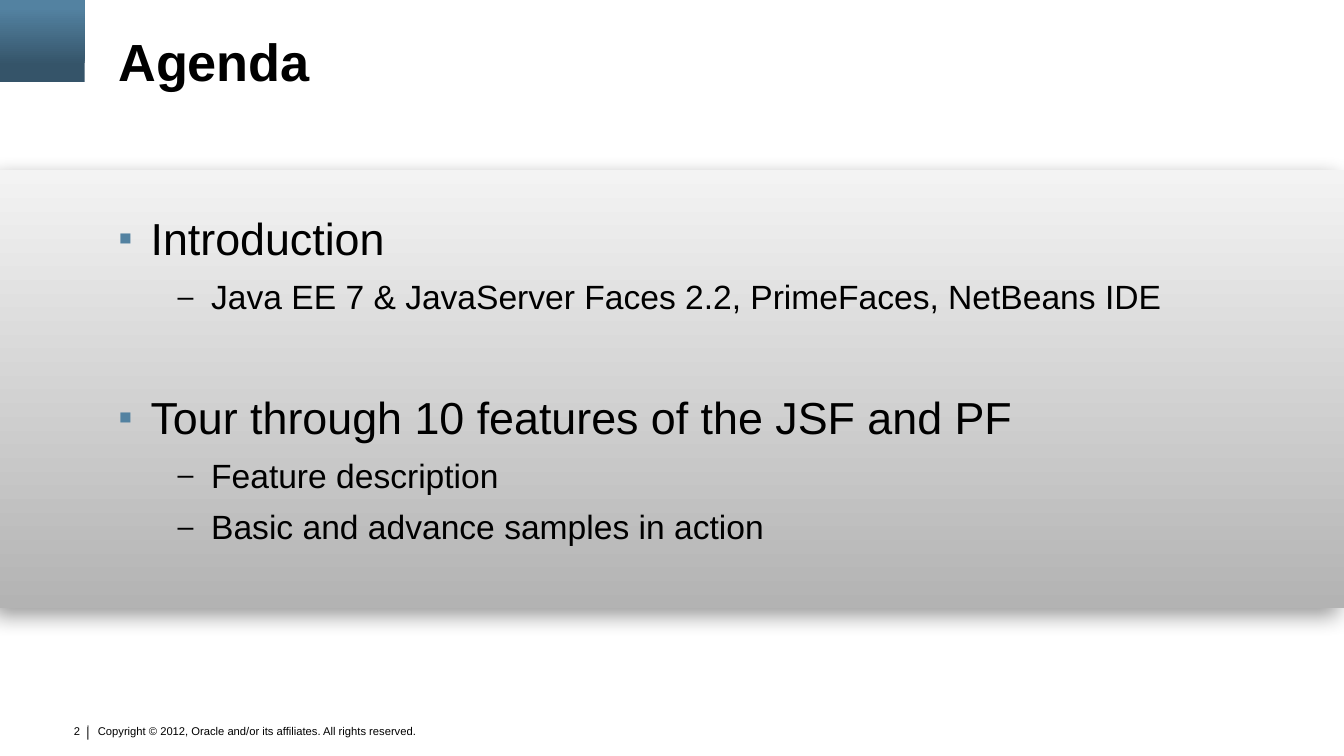
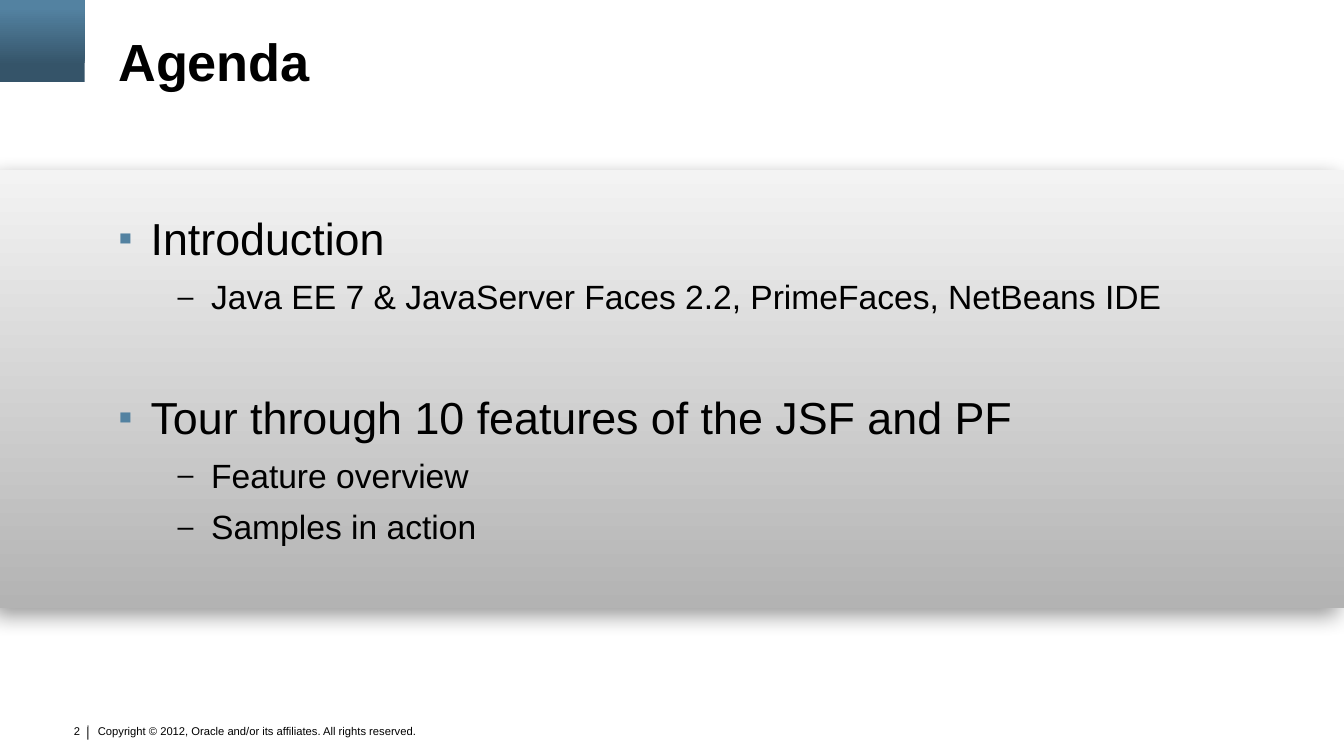
Before and after one commit to marfous/j1demo-pf, a slide deck: slide 2 of con3638.pptx. Drawn at 1344x756 pixels with LibreOffice and Linux fonts; fonts in the diff are those of the drawing; background and template pictures are left out. Boxes give left, top, right and bottom in pixels: in the first picture for what was removed or moved away, otherwise in the second. Text is boxed around its words. In the diff, an @@ line names an element or a change of style, - is before the commit and + after.

Commit message:
Updated J1 presentation - features and samples descriptions

```diff
--- a/con3638.pptx
+++ b/con3638.pptx
@@ text at (211,463,477,546): text changed @@
-  – Feature description
-  – Basic and advance samples in action
+  – Feature overview
+  – Samples in action
```
Also in this commit, not shown: 7 other slides changed.
